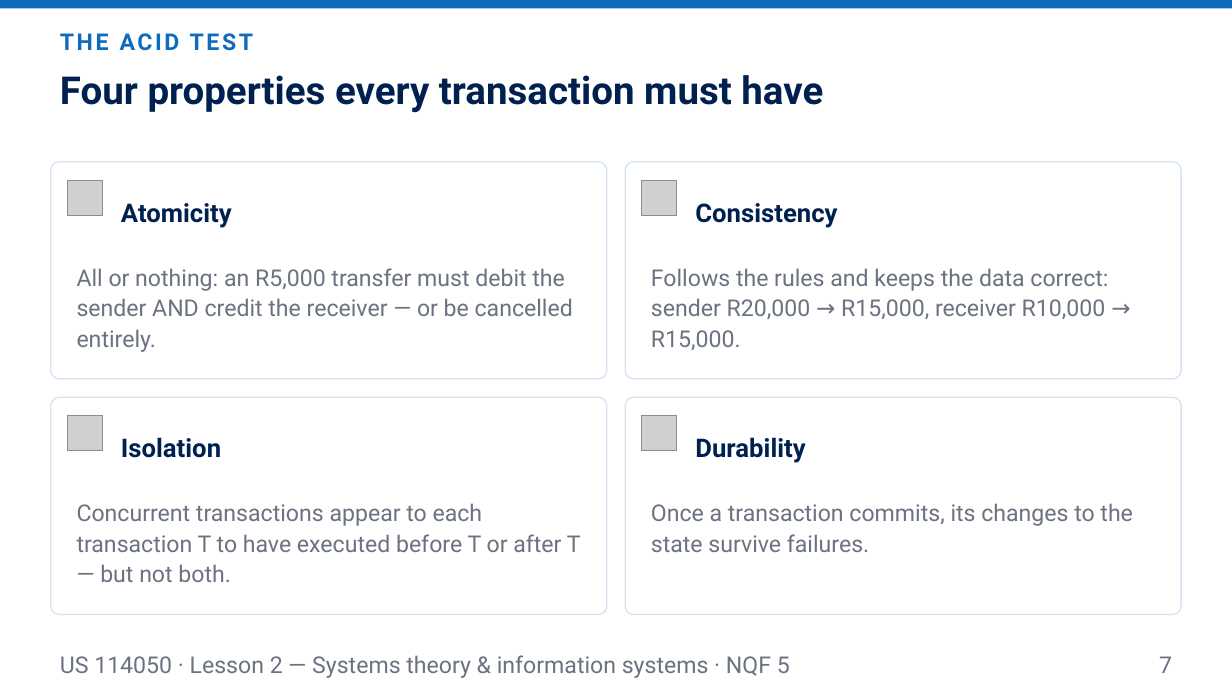
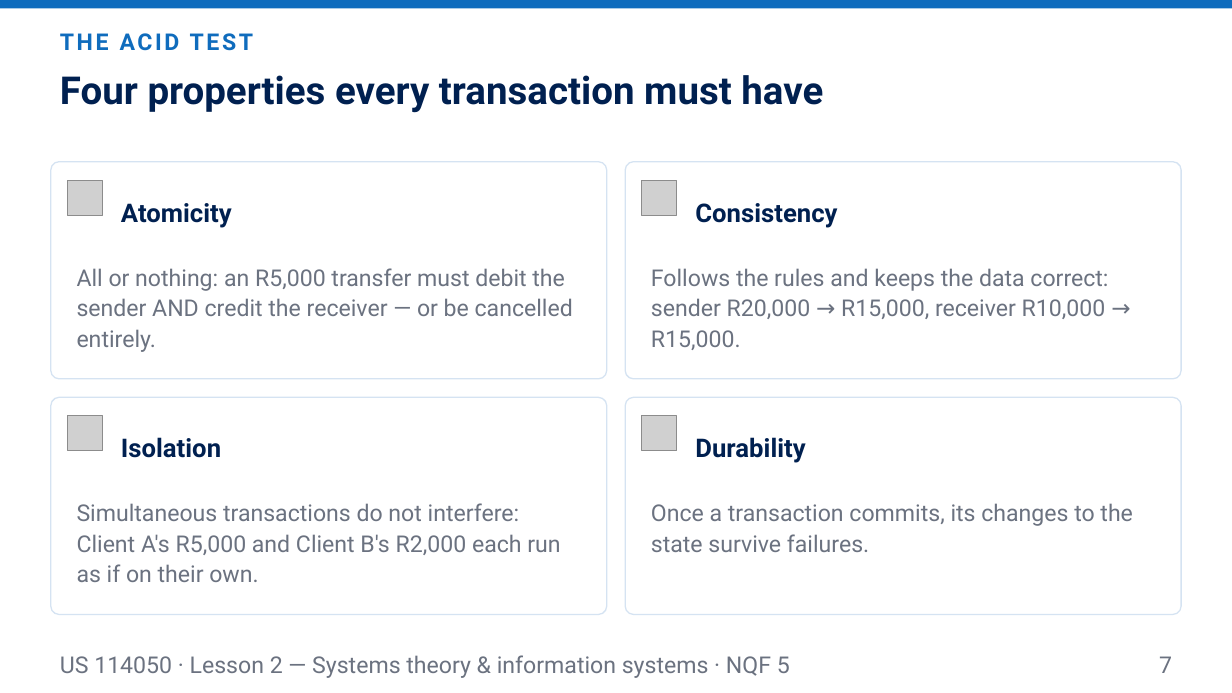
Before and after one commit to andrekyle/ITsystemsupport, a slide deck: slide 7 of public/downloads/US-114050-L2-Systems-Theory.pptx. Drawn at 1232x693 pixels with LibreOffice and Linux fonts; fonts in the diff are those of the drawing; grey boxes stand for pictures. Boxes give left, top, right and bottom in pixels: in the first picture for what was removed or moved away, otherwise in the second. Text is boxed around its words. In the diff, an @@ line names an element or a change of style, - is before the commit and + after.

```diff
--- a/public/downloads/US-114050-L2-Systems-Theory.pptx
+++ b/public/downloads/US-114050-L2-Systems-Theory.pptx
@@ text at bbox=[77, 503, 560, 582]: text changed @@
-Concurrent transactions appear to each transaction T to have executed before T or after T — but not both.
+Simultaneous transactions do not interfere: Client A's R5,000 and Client B's R2,000 each run as if on their own.
```
Also in this commit, not shown: 2 other files.
